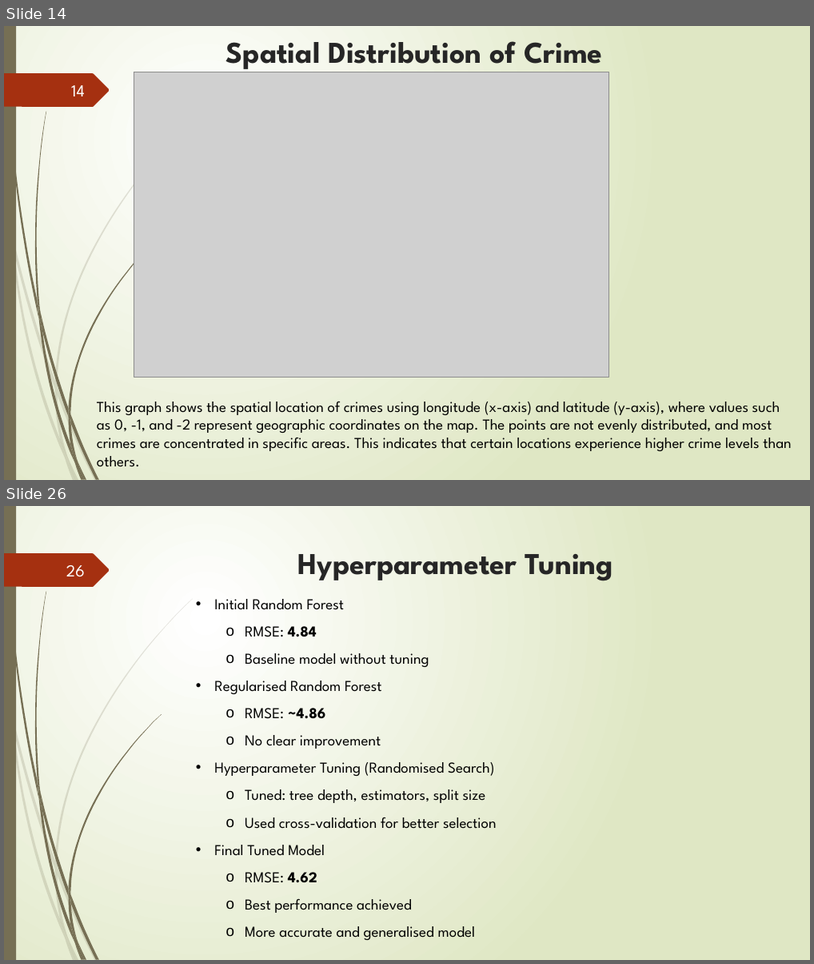
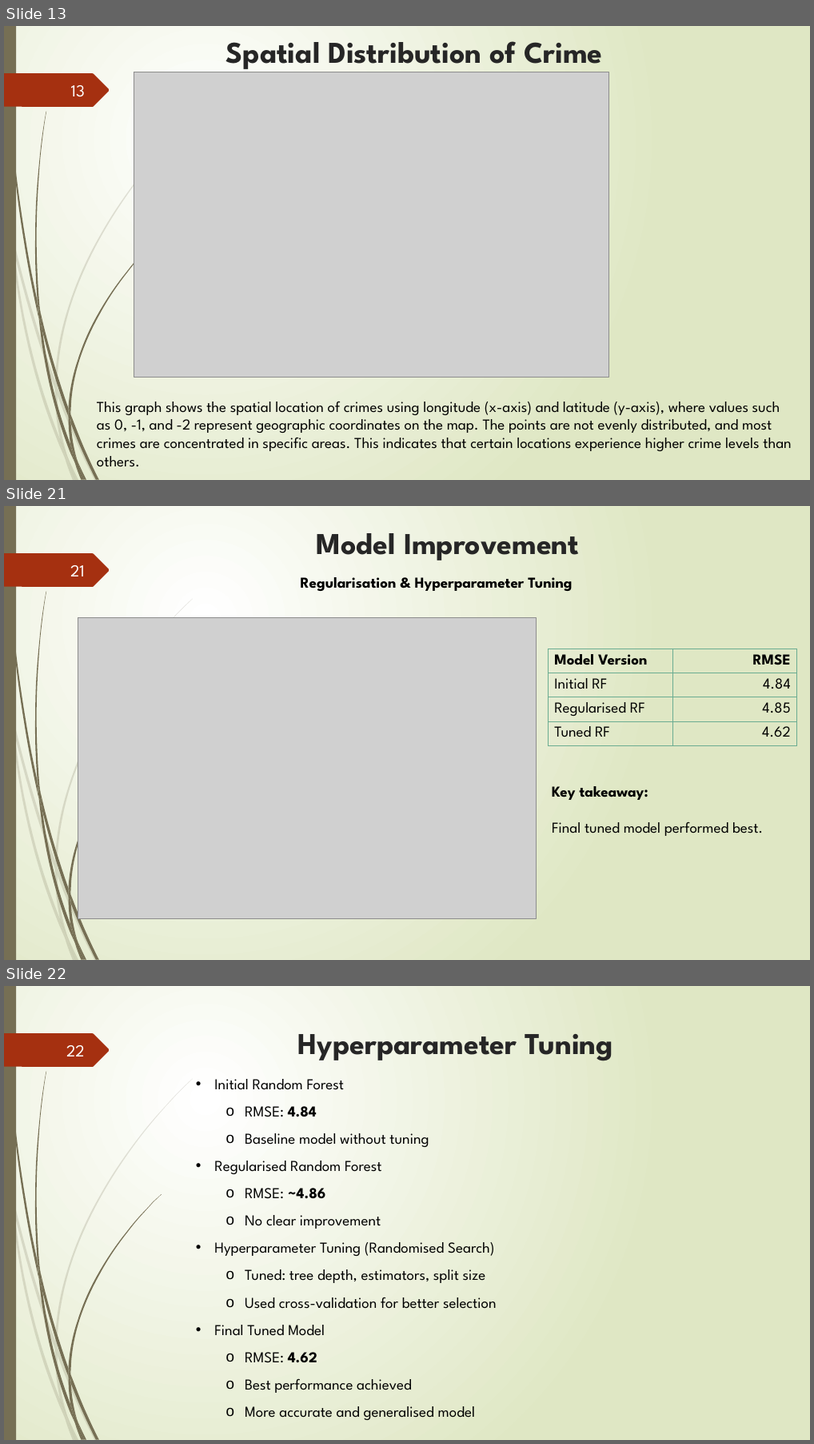
Before and after one commit to ruslan-durrani/herts-ds-project-24079307, a slide deck: Presentation Document ppt.pptx. Shown one above the other, each under a label of ours: slides 14 and 26 before the commit, slides 13, 21 and 22 after it; the slides between them are not shown. The pictures are 814x964 and 814x1444 pixels, drawn with LibreOffice and Linux fonts; fonts in the diff are those of the drawing; grey boxes stand for pictures. Boxes give left, top, right and bottom in pixels: in the first picture for what was removed or moved away, otherwise in the second. Text is boxed around its words. In the diff, an @@ line names an element or a change of style, - is before the commit and + after.

```diff
--- a/Presentation Document ppt.pptx
+++ b/Presentation Document ppt.pptx
@@ slide 21 added at bbox=[4, 506, 810, 960], background gradient #FFFFFF to #DFE8C4; not listed: 24 template elements that a slide beside it also shows @@
@@ title added at bbox=[316, 533, 579, 560], 36 pt, text #262626, bold @@
+Model Improvement
@@ page number added at bbox=[70, 565, 85, 576], 20 pt, text #FEFFFF @@
+21
@@ text added at bbox=[301, 577, 572, 591], 18 pt, text #000000, bold @@
+Regularisation & Hyperparameter Tuning
@@ picture added at bbox=[78, 617, 536, 919] @@
@@ table added at bbox=[549, 648, 797, 745], 4 rows, 2 columns @@
+Model Version | RMSE
+Initial RF | 4.84
+Regularised RF | 4.85
+Tuned RF | 4.62
@@ text added at bbox=[552, 786, 763, 836], 18 pt, text #000000 @@
+Key takeaway:
+Final tuned model performed best.
@@ what was slide 14 is now slide 13 @@
@@ page number at bbox=[71, 85, 85, 97]: text changed @@
-14
+13
@@ what was slide 26 is now slide 22 @@
@@ page number at bbox=[66, 1045, 85, 1056]: text changed @@
-26
+22
```
Also in this commit, not shown: 13 slides changed, 2 other slides added, 4 slides removed, 1 other file.
